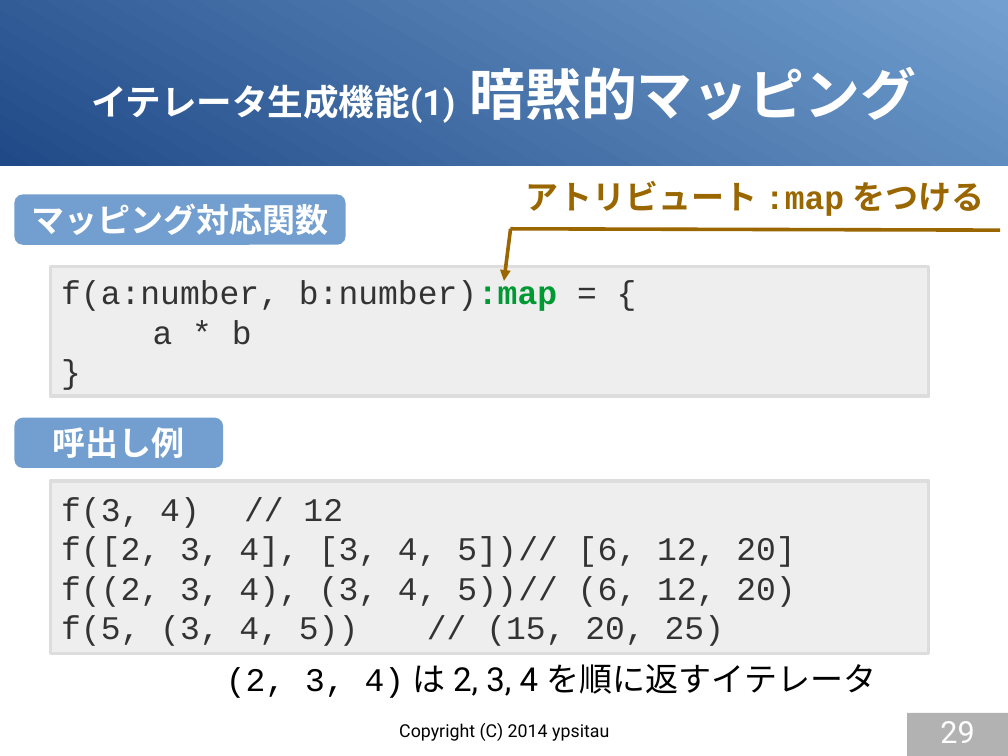
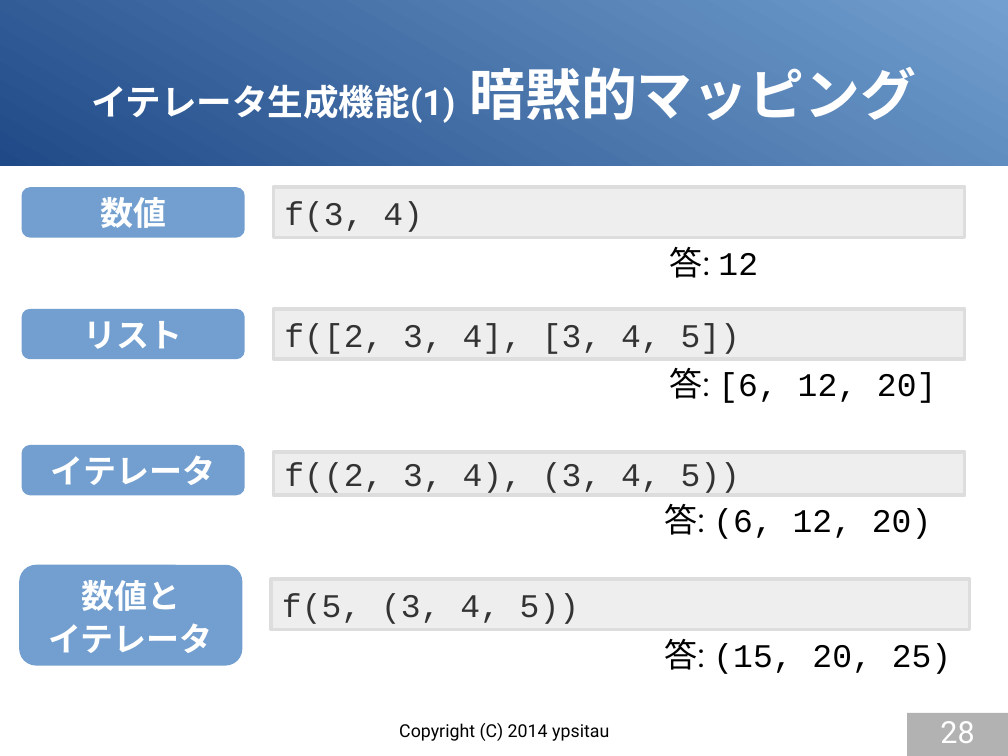
Before and after one commit to gura-lang/gura-doc, a slide deck: slide 28 of presentation/gura-introduction.odp (slide 29 before the commit). Drawn at 1008x756 pixels with LibreOffice and Linux fonts; fonts in the diff are those of the drawing. Boxes give left, top, right and bottom in pixels: in the first picture for what was removed or moved away, otherwise in the second. Text is boxed around its words. In the diff, an @@ line names an element or a change of style, - is before the commit and + after.

```diff
--- a/presentation/gura-introduction.odp
+++ b/presentation/gura-introduction.odp
@@ rounded rectangle removed at [15,195,346,245] @@
-マッピング対応関数
@@ rounded rectangle added at [22,188,245,238], fill #729FCF, 26 pt, text #FFFFFF, bold @@
+数値
@@ rectangle added at [273,188,965,238], fill #EEEEEE, outline #DDDDDD 2.83 pt, 26 pt, text #333333 @@
+f(3, 4)
@@ text removed at [526,181,985,216] @@
-アトリビュート :map をつける
@@ arrow removed from (510, 229) to (504, 281) @@
@@ line removed from (510, 229) to (1001, 231) @@
@@ rectangle removed at [50,266,929,396] @@
-f(a:number, b:number):map = {
-a * b
-}
@@ text added at [669,247,758,278], 26 pt, text #000000 @@
+答: 12
@@ rounded rectangle added at [22,309,245,359], fill #729FCF, 26 pt, text #FFFFFF, bold @@
+リスト
@@ rectangle added at [273,309,965,359], fill #EEEEEE, outline #DDDDDD 2.83 pt, 26 pt, text #333333 @@
+f([2, 3, 4], [3, 4, 5])
@@ text added at [669,368,936,403], 26 pt, text #000000 @@
+答: [6, 12, 20]
@@ rounded rectangle removed at [15,418,223,468] @@
-呼出し例
@@ rounded rectangle added at [22,445,245,496], fill #729FCF, 26 pt, text #FFFFFF, bold @@
+イテレータ
@@ rectangle added at [273,452,965,495], fill #EEEEEE, outline #DDDDDD 2.83 pt, 26 pt, text #333333 @@
+f((2, 3, 4), (3, 4, 5))
@@ rectangle removed at [50,481,929,654] @@
-f(3, 4) // 12
-f([2, 3, 4], [3, 4, 5]) // [6, 12, 20]
-f((2, 3, 4), (3, 4, 5)) // (6, 12, 20)
-f(5, (3, 4, 5)) // (15, 20, 25)
@@ text added at [664,504,931,539], 26 pt, text #000000 @@
+答: (6, 12, 20)
@@ rounded rectangle added at [19,565,242,666], fill #729FCF, 26 pt, text #FFFFFF, bold @@
+数値と
+イテレータ
@@ rectangle added at [272,579,970,629], fill #EEEEEE, outline #DDDDDD 2.83 pt, 26 pt, text #333333 @@
+f(5, (3, 4, 5))
@@ text added at [664,639,951,674], 26 pt, text #000000 @@
+答: (15, 20, 25)
@@ text removed at [226,664,876,698] @@
-(2, 3, 4) は 2, 3, 4 を順に返すイテレータ
@@ page number at [940,721,974,743]: text changed @@
-29
+28
```
Also in this commit, not shown: 2 other slides changed, 1 slide added, 2 slides removed.
